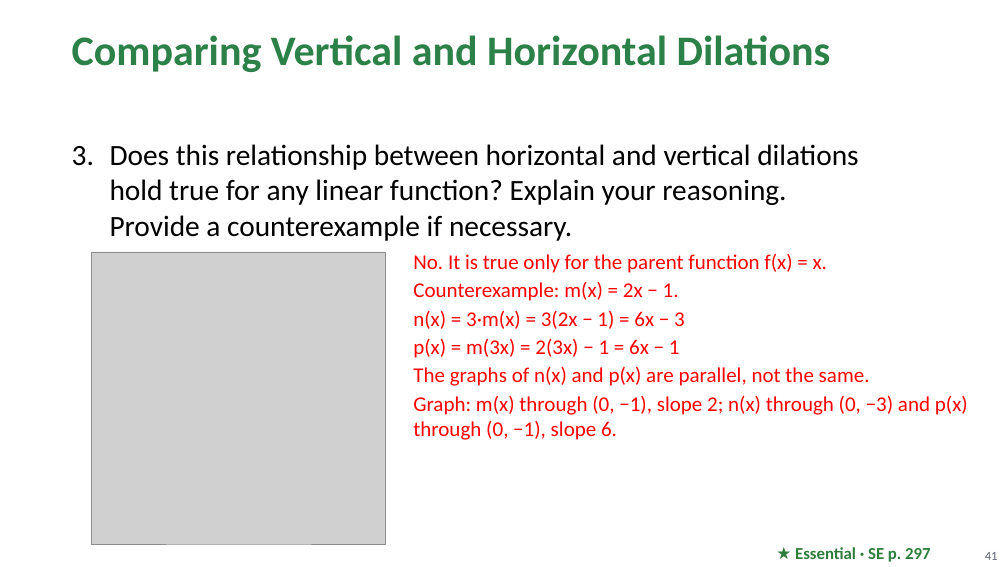
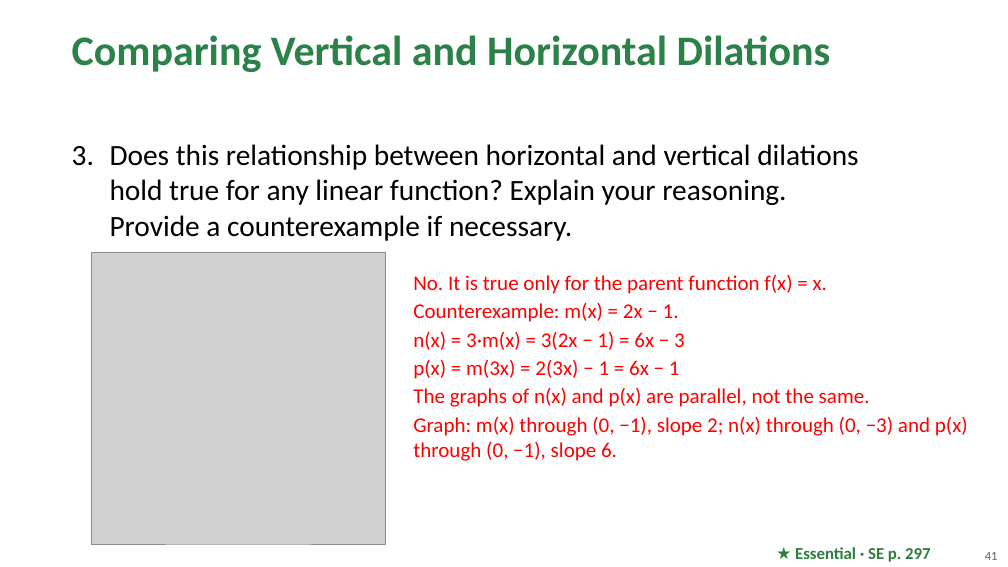
Before and after one commit to Apolloat2022/Algebra1M2U1L4, a slide deck: slide 41 of Module 2 topic 2/BLMathematics_AlgI_M2_T2_L2_LessonSlides_ENG_with_answers.pptx. Drawn at 1008x567 pixels with LibreOffice and Linux fonts; fonts in the diff are those of the drawing; grey boxes stand for pictures; background and template pictures are left out. Boxes give left, top, right and bottom in pixels: in the first picture for what was removed or moved away, otherwise in the second. Text is boxed around its words. In the diff, an @@ line names an element or a change of style, - is before the commit and + after.

```diff
--- a/Module 2 topic 2/BLMathematics_AlgI_M2_T2_L2_LessonSlides_ENG_with_answers.pptx
+++ b/Module 2 topic 2/BLMathematics_AlgI_M2_T2_L2_LessonSlides_ENG_with_answers.pptx
@@ text "No. It is true only ...": place and size @@
-text "No. It is true only ..." at [413, 254, 968, 440]
+text "No. It is true only ..." at [413, 275, 968, 461]
```
Also in this commit, not shown: 5 other slides changed, 4 other files.
